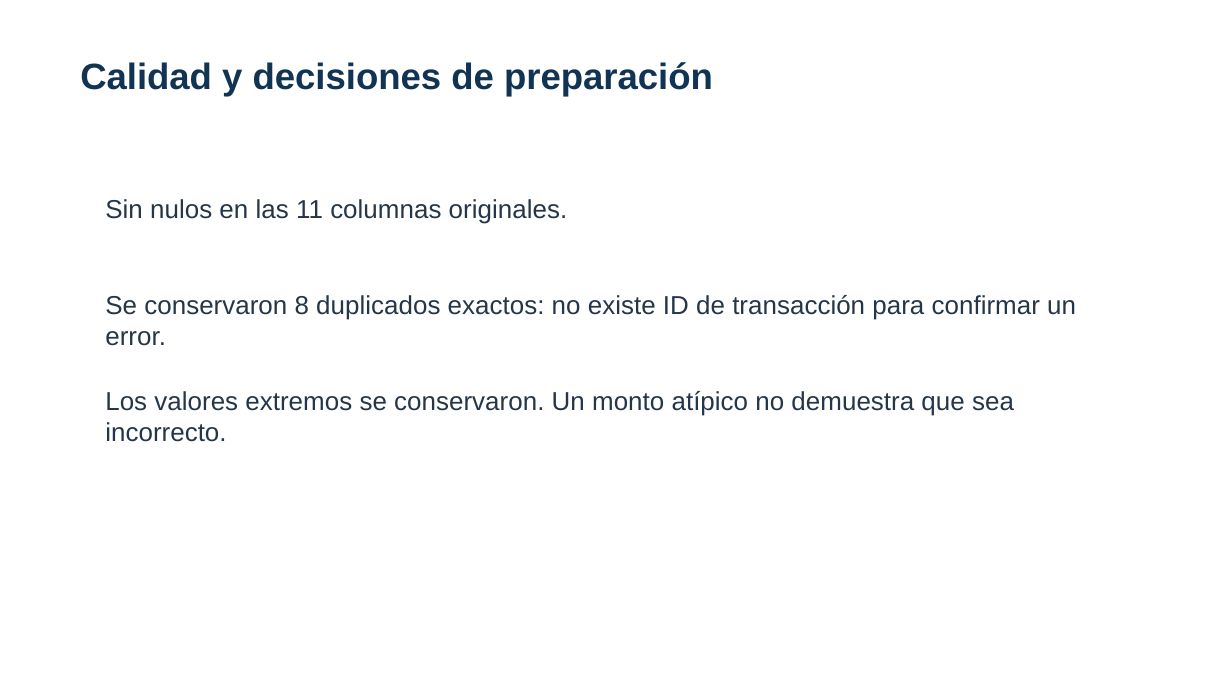
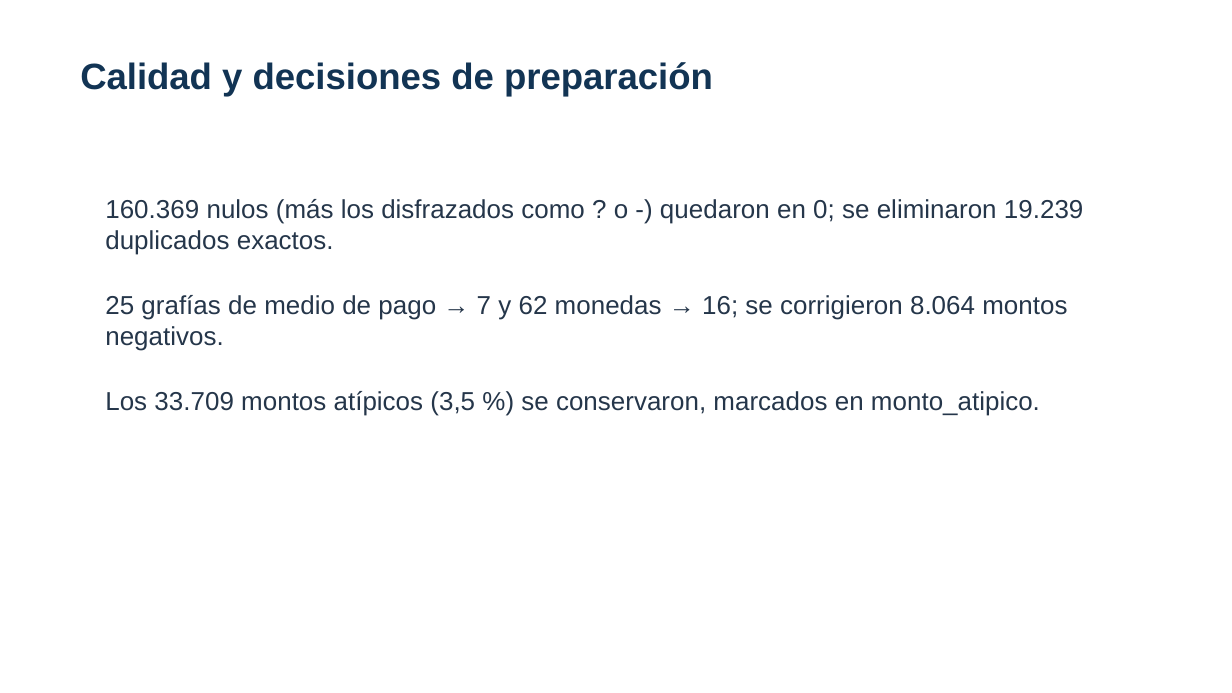
Before and after one commit to glender222/DataMining, a slide deck: slide 6 of informes/Presentacion_proyecto_borrador_v2.pptx. Drawn at 1232x693 pixels with LibreOffice and Linux fonts; fonts in the diff are those of the drawing. Boxes give left, top, right and bottom in pixels: in the first picture for what was removed or moved away, otherwise in the second. Text is boxed around its words. In the diff, an @@ line names an element or a change of style, - is before the commit and + after.

Commit message:
Actualizar presentación con los números de la data sucia
Diapositivas 3-9: ventana de 1.020.000 filas, 704 positivas (0,069 %),
medios de pago del dataset en proceso, calidad, variables nuevas y
dataset final de 946.201 x 12, alineados con el notebook y el informe.

```diff
--- a/informes/Presentacion_proyecto_borrador_v2.pptx
+++ b/informes/Presentacion_proyecto_borrador_v2.pptx
@@ text at [105, 199, 1084, 255]: text changed @@
-Sin nulos en las 11 columnas originales.
+160.369 nulos (más los disfrazados como ? o -) quedaron en 0; se eliminaron 19.239 duplicados exactos.
@@ text at [105, 295, 1067, 351]: text changed @@
-Se conservaron 8 duplicados exactos: no existe ID de transacción para confirmar un error.
+25 grafías de medio de pago → 7 y 62 monedas → 16; se corrigieron 8.064 montos negativos.
@@ text at [105, 391, 1040, 416]: text changed @@
-Los valores extremos se conservaron. Un monto atípico no demuestra que sea incorrecto.
+Los 33.709 montos atípicos (3,5 %) se conservaron, marcados en monto_atipico.
```
Also in this commit, not shown: 6 other slides changed.
